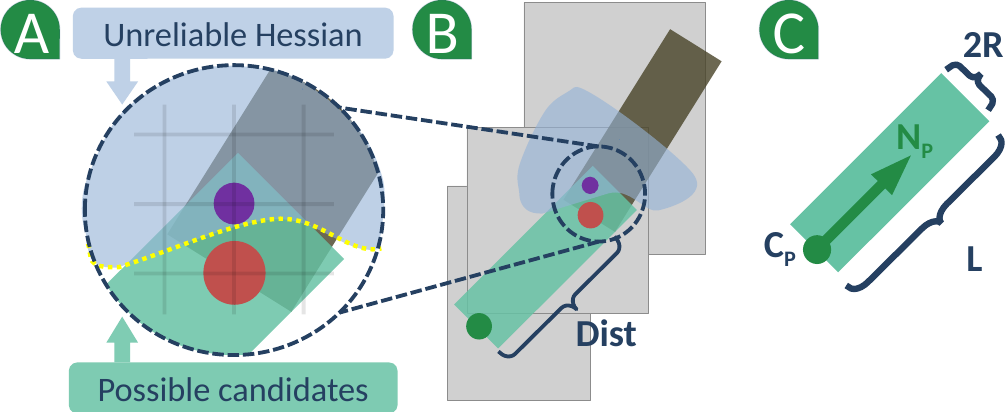
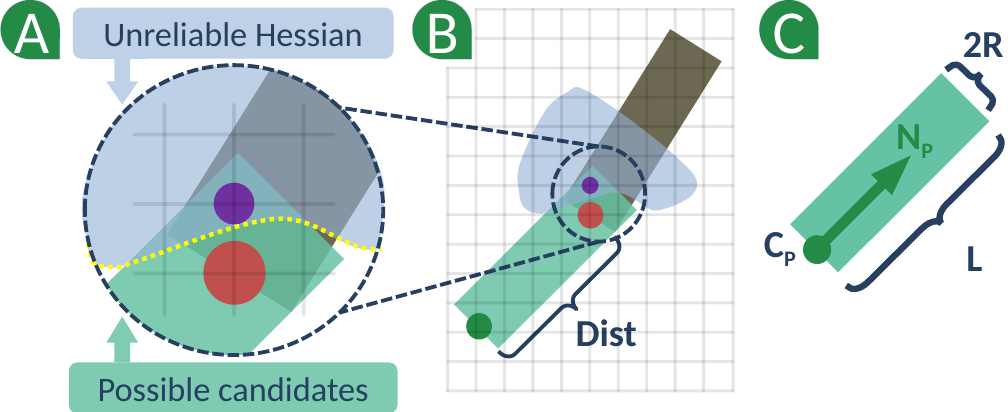
Before and after one commit to bhattaca/MetaTracts_pvis, a slide deck: slide 1 of images_pvis/mt_gen.pptx. Drawn at 1008x412 pixels with LibreOffice and Linux fonts; fonts in the diff are those of the drawing; grey boxes stand for pictures. Boxes give left, top, right and bottom in pixels: in the first picture for what was removed or moved away, otherwise in the second. Text is boxed around its words. In the diff, an @@ line names an element or a change of style, - is before the commit and + after.

```diff
--- a/images_pvis/mt_gen.pptx
+++ b/images_pvis/mt_gen.pptx
@@ picture removed at [524, 3, 705, 255] @@
@@ group added at [448, 9, 733, 391]: 25 lines @@
@@ picture removed at [467, 127, 648, 313] @@
@@ picture removed at [448, 186, 591, 401] @@
```
Also in this commit, not shown: 2 other files.
